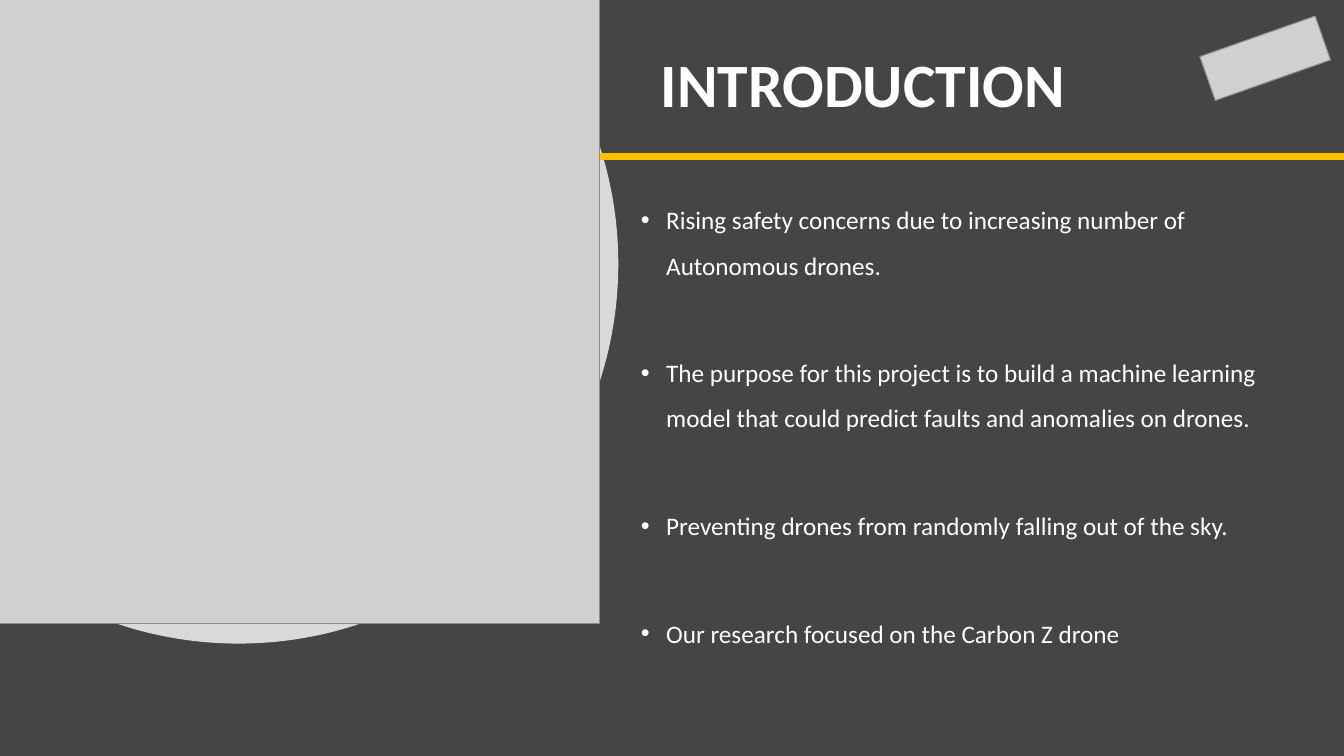
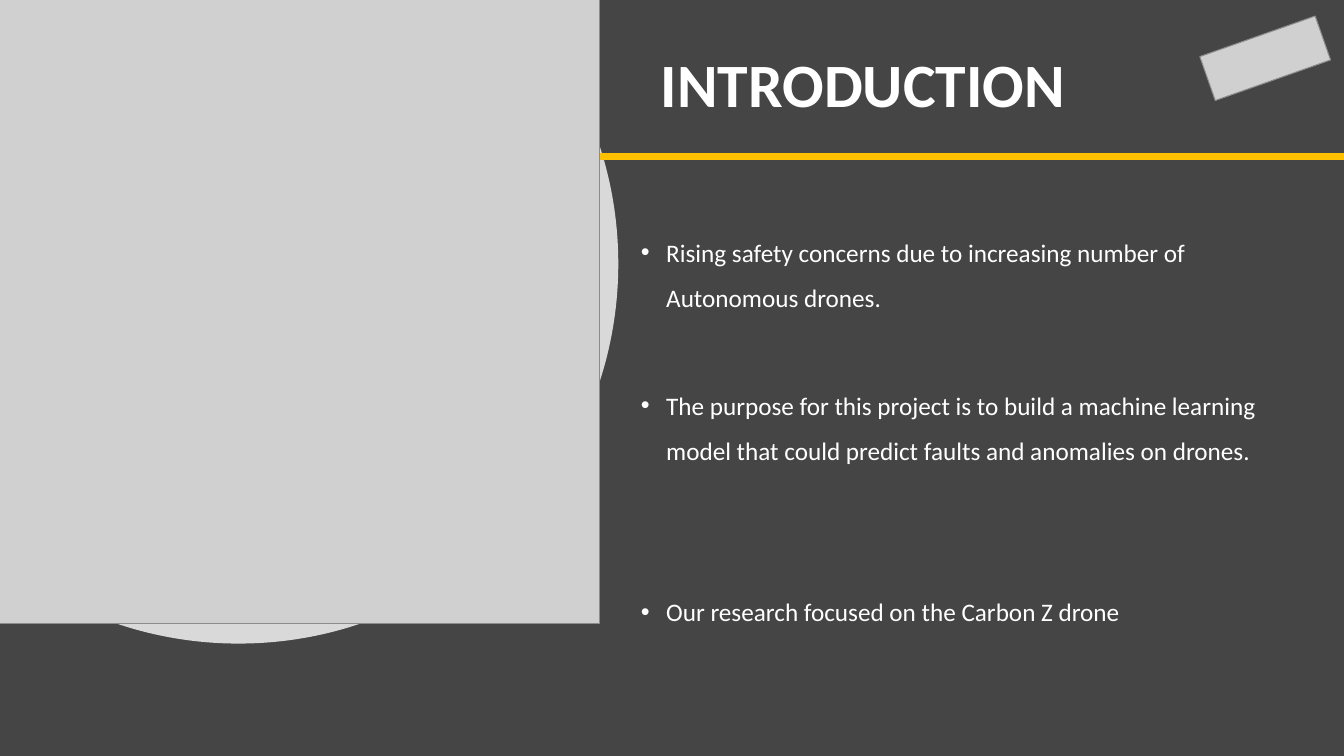
Before and after one commit to MrAshTag/Drone_Faults_Anomaly_Detection, a slide deck: slide 4 of Drone_Faults_and_Anomaly_detection.pptx. Drawn at 1344x756 pixels with LibreOffice and Linux fonts; fonts in the diff are those of the drawing; grey boxes stand for pictures. Boxes give left, top, right and bottom in pixels: in the first picture for what was removed or moved away, otherwise in the second. Text is boxed around its words. In the diff, an @@ line names an element or a change of style, - is before the commit and + after.

```diff
--- a/Drone_Faults_and_Anomaly_detection.pptx
+++ b/Drone_Faults_and_Anomaly_detection.pptx
@@ text "Rising safety concerns due to ...": place and size @@
-text "Rising safety concerns due to ..." at bbox=[666, 211, 1255, 643]
+text "Rising safety concerns due to ..." at bbox=[666, 244, 1255, 621]
@@ text at bbox=[666, 517, 1227, 540]: paragraph removed @@
-• Preventing drones from randomly falling out of the sky.
```
Also in this commit, not shown: 6 other slides changed, 2 slides added.
